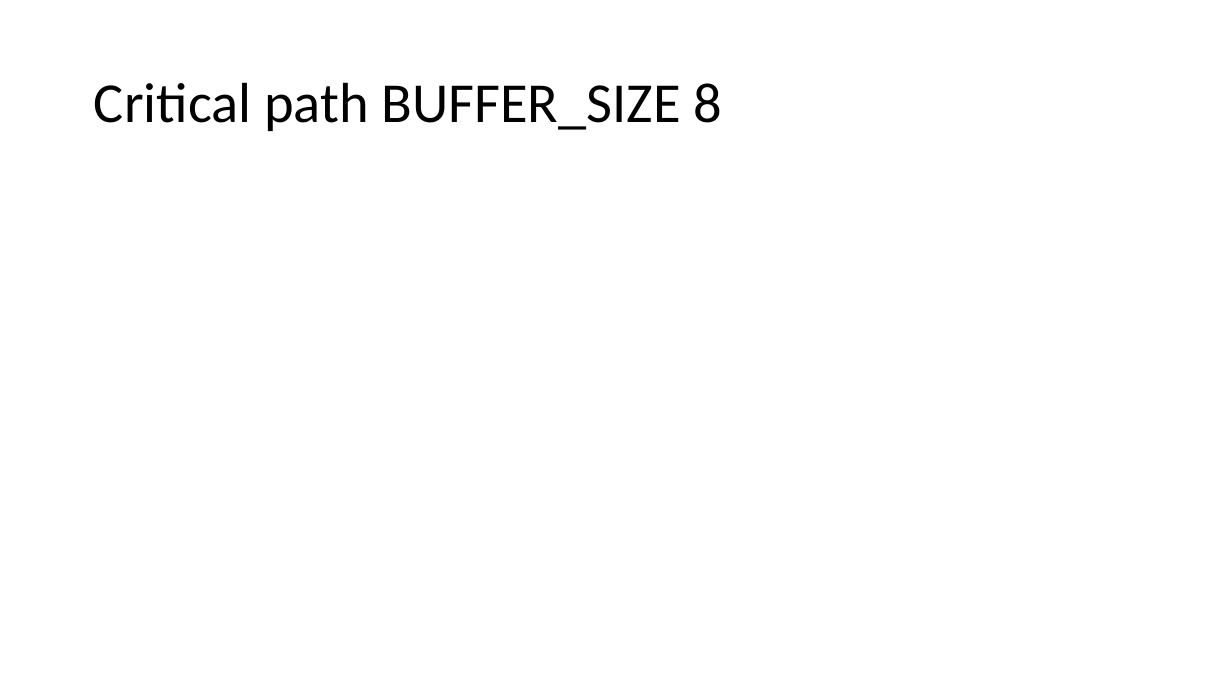
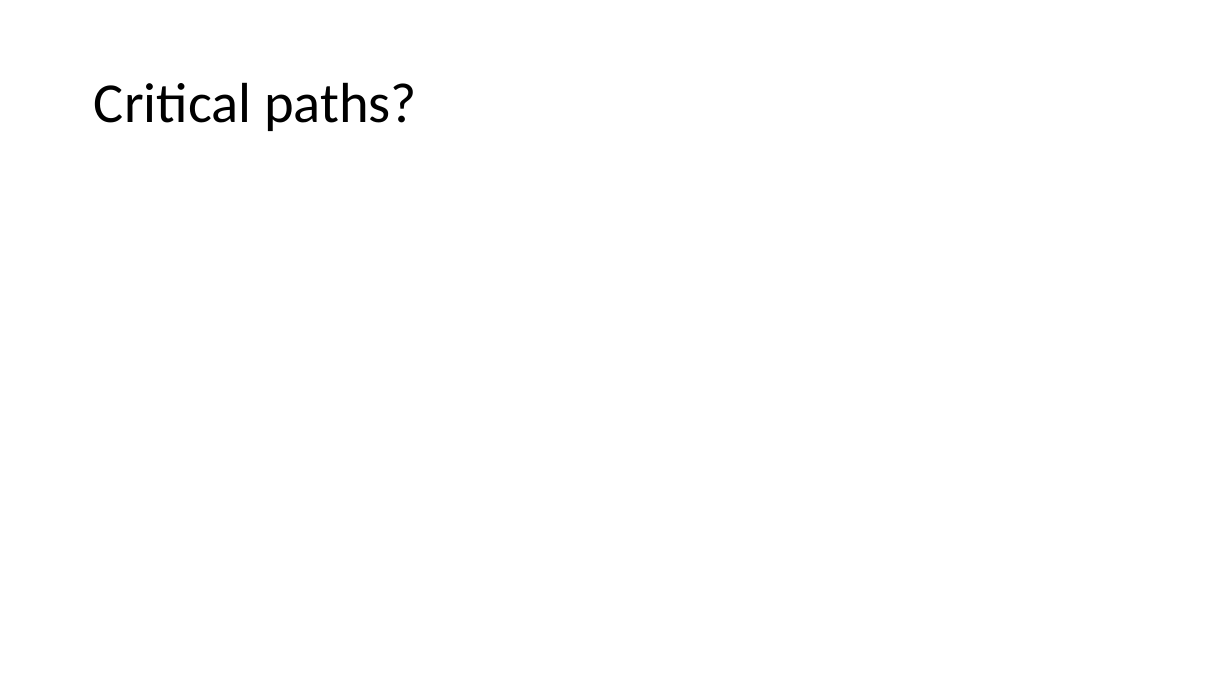
Before and after one commit to lepaulse/fifo, a slide deck: slide 12 of Asynchronous FIFO.pptx (slide 10 before the commit). Drawn at 1232x693 pixels with LibreOffice and Linux fonts; fonts in the diff are those of the drawing. Boxes give left, top, right and bottom in pixels: in the first picture for what was removed or moved away, otherwise in the second. Text is boxed around its words. In the diff, an @@ line names an element or a change of style, - is before the commit and + after.

Commit message:
presentation

```diff
--- a/Asynchronous FIFO.pptx
+++ b/Asynchronous FIFO.pptx
@@ title at box(94, 82, 417, 131): text changed @@
-Critical path BUFFER_SIZE 8
+Critical paths?
```
Also in this commit, not shown: 4 other slides changed, 5 slides added, 5 slides removed, 3 other files.
